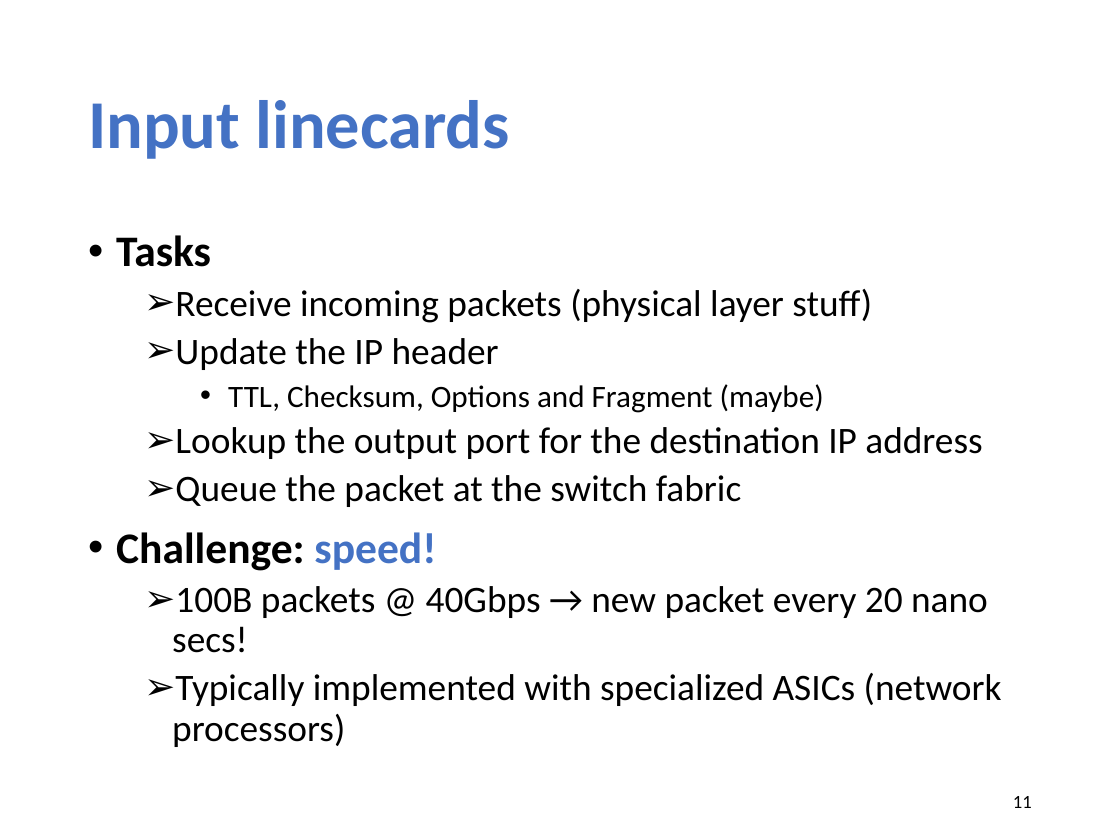
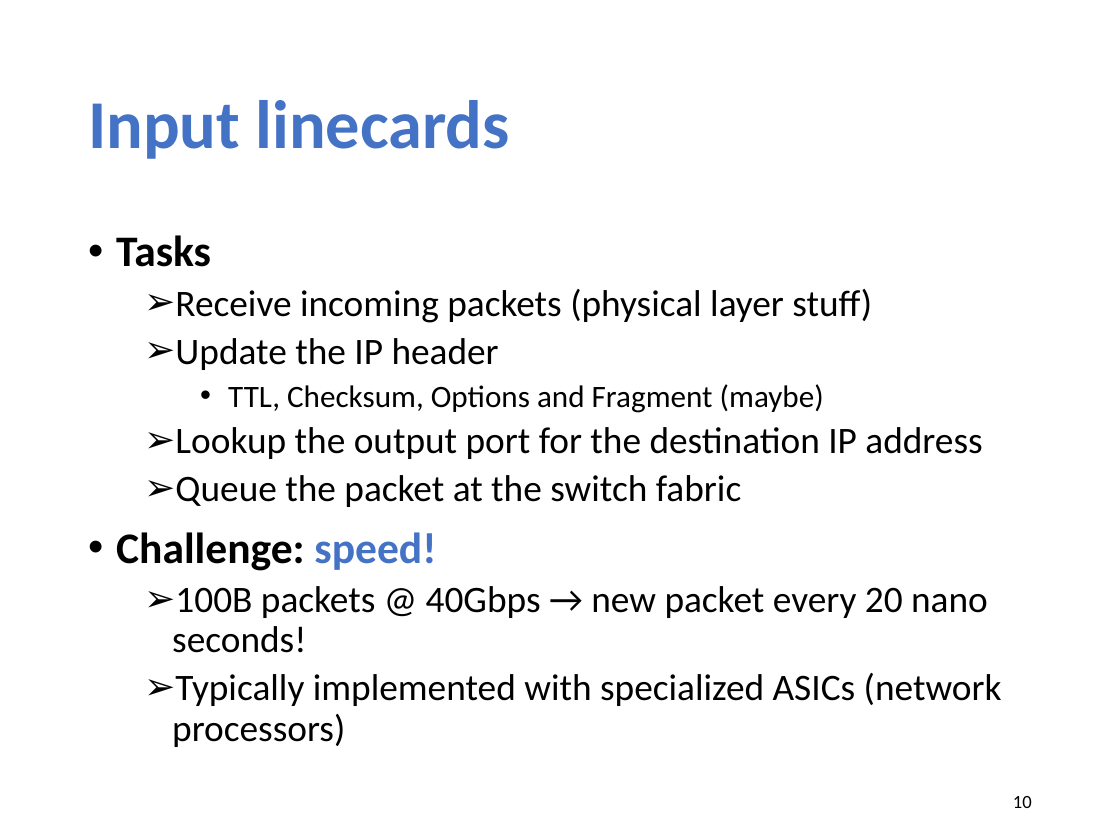
Before and after one commit to xinjin/course-net, a slide deck: slide 10 of slides/lec11_ip_router.pptx (slide 11 before the commit). Drawn at 1120x840 pixels with LibreOffice and Linux fonts; fonts in the diff are those of the drawing. Boxes give left, top, right and bottom in pixels: in the first picture for what was removed or moved away, otherwise in the second. Text is boxed around its words. In the diff, an @@ line names an element or a change of style, - is before the commit and + after.

```diff
--- a/slides/lec11_ip_router.pptx
+++ b/slides/lec11_ip_router.pptx
@@ text at [172, 586, 988, 653]: text changed @@
-  ➢ 100B packets @ 40Gbps → new packet every 20 nano secs!
+  ➢ 100B packets @ 40Gbps → new packet every 20 nano seconds!
@@ page number at [1013, 796, 1032, 808]: text changed @@
-11
+10
```
Also in this commit, not shown: 3 other slides changed, 2 slides added, 2 slides removed, 1 other file.
